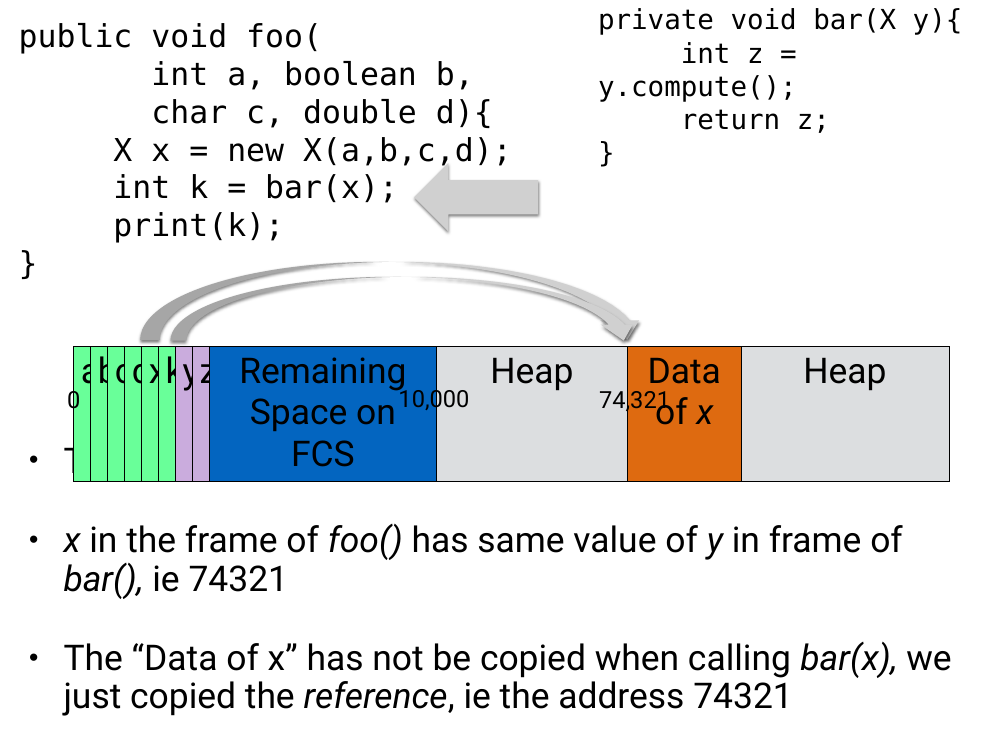
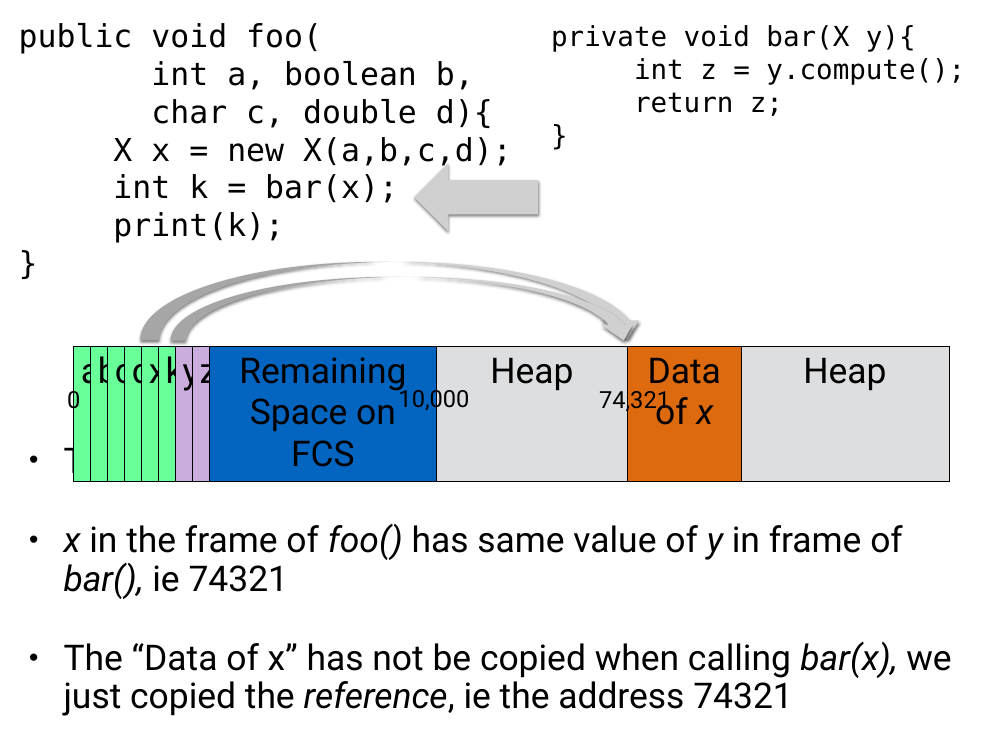
Before and after one commit to arcuri82/algorithms, a slide deck: slide 26 of docs/slides/02/02_stack_queue.pptx. Drawn at 1008x756 pixels with LibreOffice and Linux fonts; fonts in the diff are those of the drawing; grey boxes stand for pictures. Boxes give left, top, right and bottom in pixels: in the first picture for what was removed or moved away, otherwise in the second. Text is boxed around its words. In the diff, an @@ line names an element or a change of style, - is before the commit and + after.

```diff
--- a/docs/slides/02/02_stack_queue.pptx
+++ b/docs/slides/02/02_stack_queue.pptx
@@ text "private void bar(X y){" rewrapped from [598, 8, 963, 133] to [551, 25, 965, 116] @@
```
Also in this commit, not shown: 7 slides added, 3 other files.
